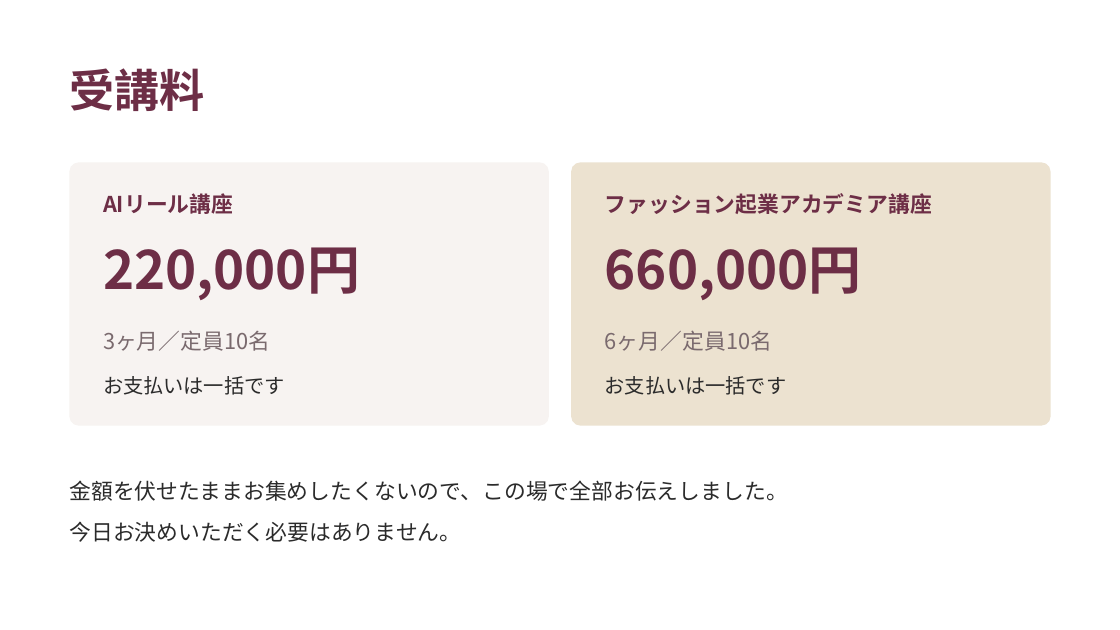
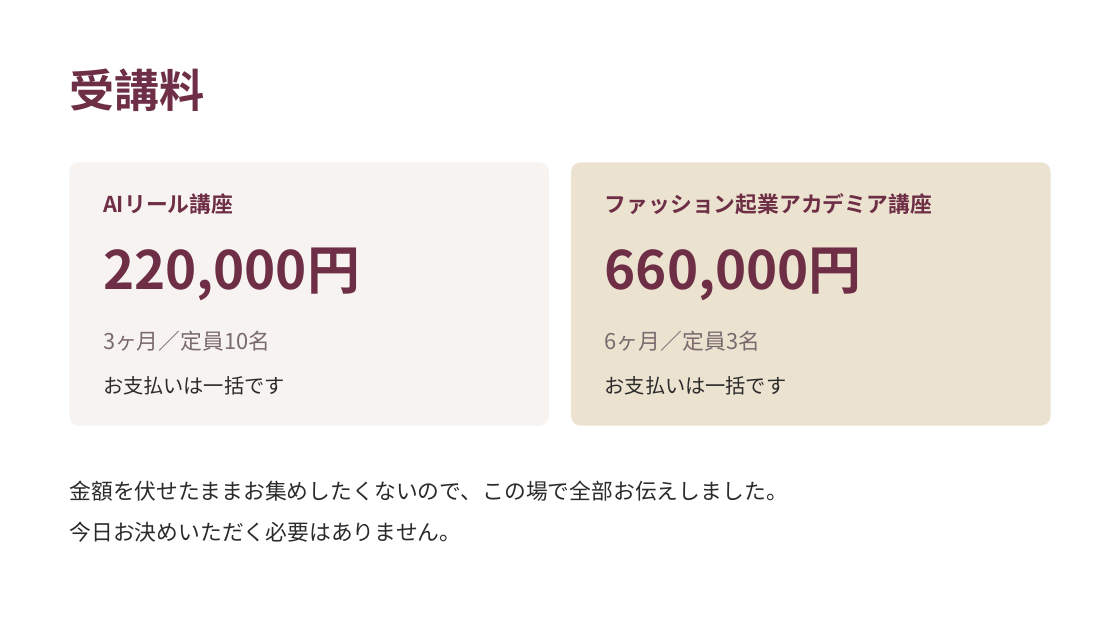
Before and after one commit to fashio17/potential-lamp, a slide deck: slide 23 of 運用/スライド/説明会_20260916.pptx. Drawn at 1120x630 pixels with LibreOffice and Linux fonts; fonts in the diff are those of the drawing. Boxes give left, top, right and bottom in pixels: in the first picture for what was removed or moved away, otherwise in the second. Text is boxed around its words. In the diff, an @@ line names an element or a change of style, - is before the commit and + after.

```diff
--- a/運用/スライド/説明会_20260916.pptx
+++ b/運用/スライド/説明会_20260916.pptx
@@ text at (605,331,760,351): text changed @@
-6ヶ月／定員10名
+6ヶ月／定員3名
```
Also in this commit, not shown: 1 other slide changed, 4 other files.
